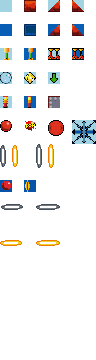
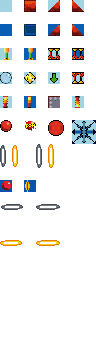
Revision of a layered w=96, h=360 image; what changed, layer by layer:
added layer "Layer 45" above "Layer 13" over [72,72,84,84]
added layer "Layer 47" above "Layer 19" over [72,96,84,108]
